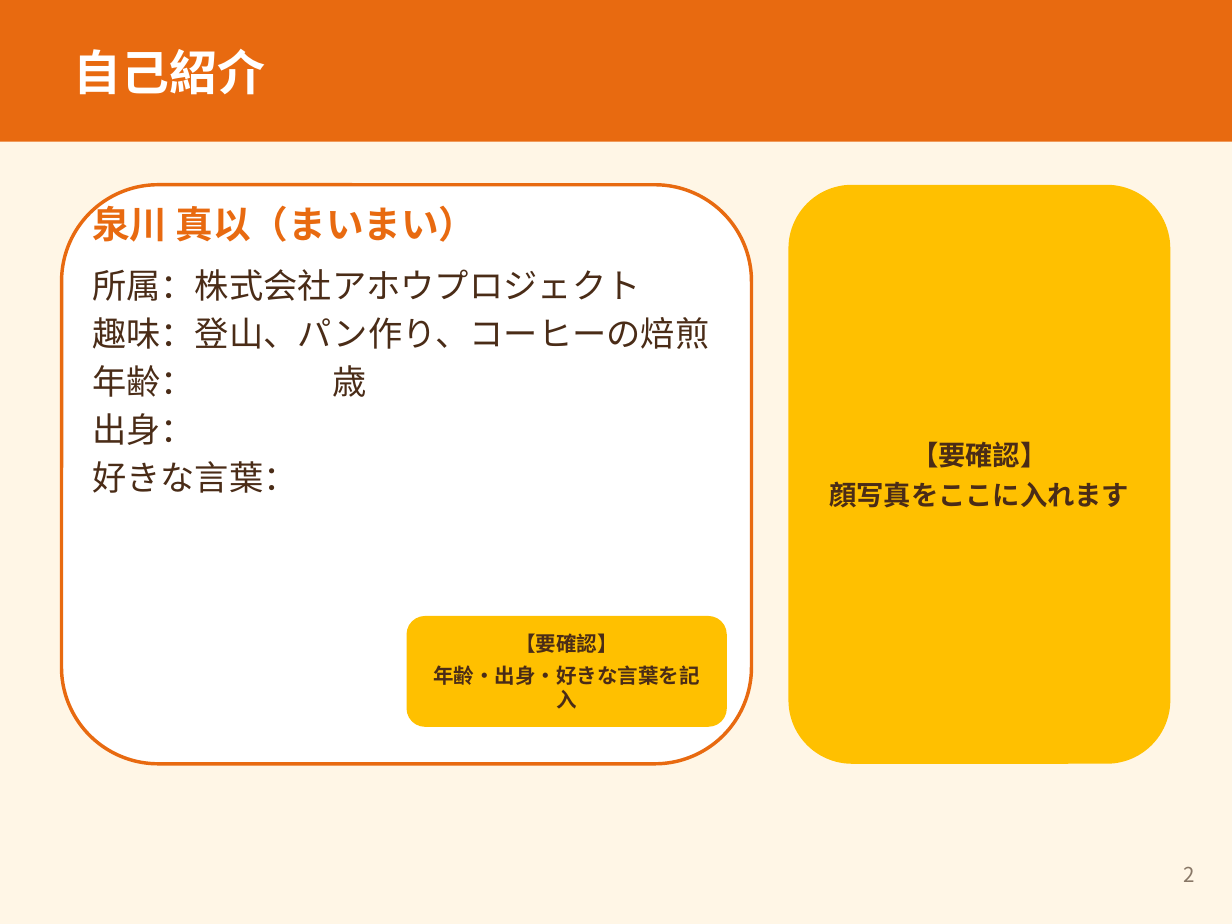
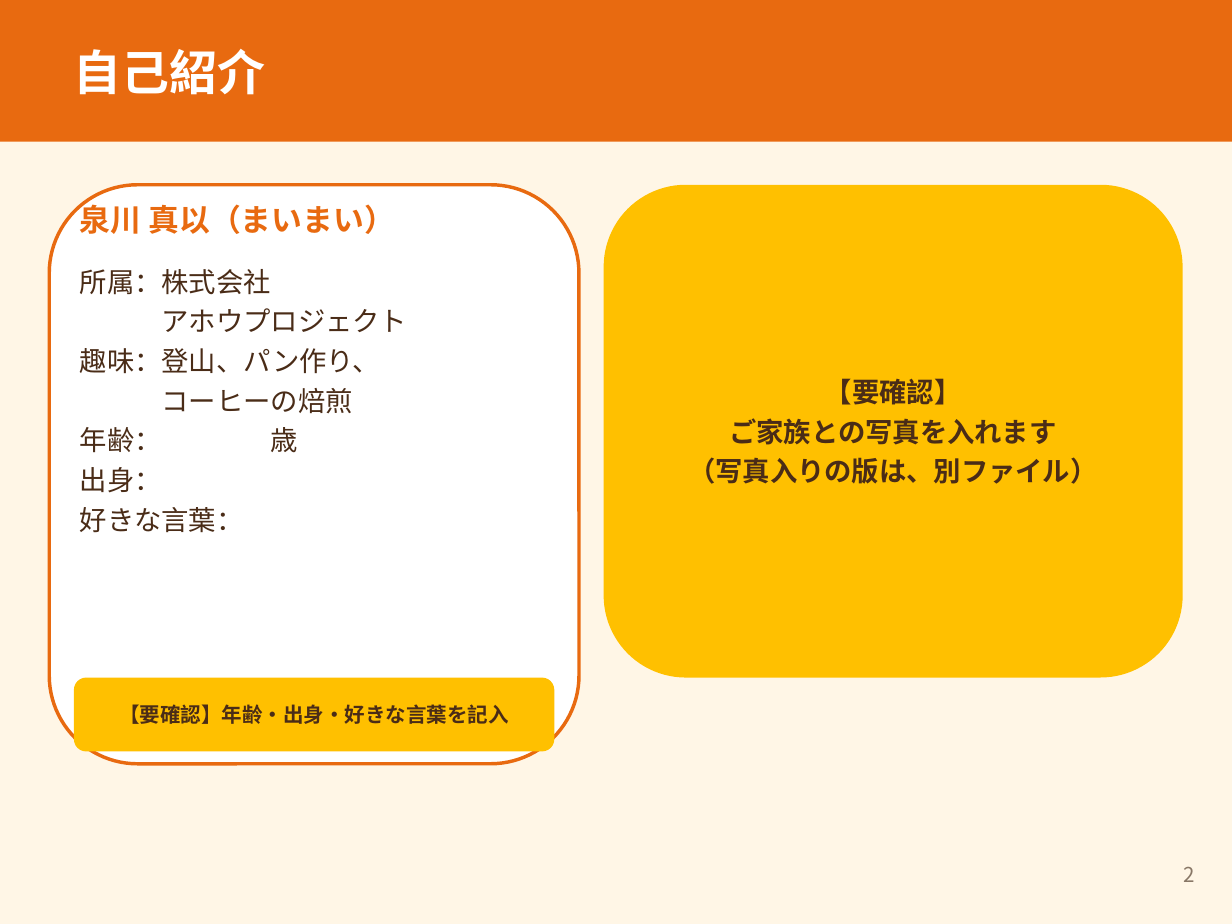
Before and after one commit to ahouprojectmaimai-beep/claude, a slide deck: slide 2 of horimaru/01_ほりまる面接紙芝居_案.pptx. Drawn at 1232x924 pixels with LibreOffice and Linux fonts; fonts in the diff are those of the drawing. Boxes give left, top, right and bottom in pixels: in the first picture for what was removed or moved away, otherwise in the second. Text is boxed around its words. In the diff, an @@ line names an element or a change of style, - is before the commit and + after.

```diff
--- a/horimaru/01_ほりまる面接紙芝居_案.pptx
+++ b/horimaru/01_ほりまる面接紙芝居_案.pptx
@@ rounded rectangle: place and size @@
-rounded rectangle at [62, 185, 752, 764]
+rounded rectangle at [49, 185, 579, 764]
@@ text "泉川 真以（まいまい）": place and size @@
-text "泉川 真以（まいまい）" at [92, 200, 477, 242]
+text "泉川 真以（まいまい）" at [80, 200, 394, 234]
@@ text "泉川 真以（まいまい）" at [80, 200, 394, 234]: size 22 to 18 pt @@
@@ rounded rectangle: place and size @@
-rounded rectangle at [788, 185, 1170, 764]
+rounded rectangle at [604, 185, 1183, 678]
@@ text "【要確認】": place and size @@
-text "【要確認】" at [829, 441, 1129, 508]
+text "【要確認】" at [688, 378, 1097, 484]
@@ text "所属：株式会社": place and size @@
-text "所属：株式会社" at [92, 269, 709, 493]
+text "所属：株式会社" at [80, 269, 408, 533]
@@ text at [80, 269, 408, 413]: text changed; size 20 to 16 pt @@
-所属：株式会社アホウプロジェクト
-趣味：登山、パン作り、コーヒーの焙煎
+所属：株式会社
+アホウプロジェクト
+趣味：登山、パン作り、
+コーヒーの焙煎
@@ text at [688, 418, 1097, 484]: text changed @@
-顔写真をここに入れます
+ご家族との写真を入れます
+（写真入りの版は、別ファイル）
@@ text at [80, 427, 298, 533]: size 20 to 16 pt in "年齢： 歳", "出身：", "好きな言葉：" @@
@@ rounded rectangle: place and size @@
-rounded rectangle at [407, 616, 727, 727]
+rounded rectangle at [74, 678, 554, 752]
@@ text at [119, 704, 509, 724]: text changed @@
-【要確認】
-年齢・出身・好きな言葉を記入
+【要確認】年齢・出身・好きな言葉を記入
```
Also in this commit, not shown: 9 other slides changed, 2 slides added, 1 slide removed.
